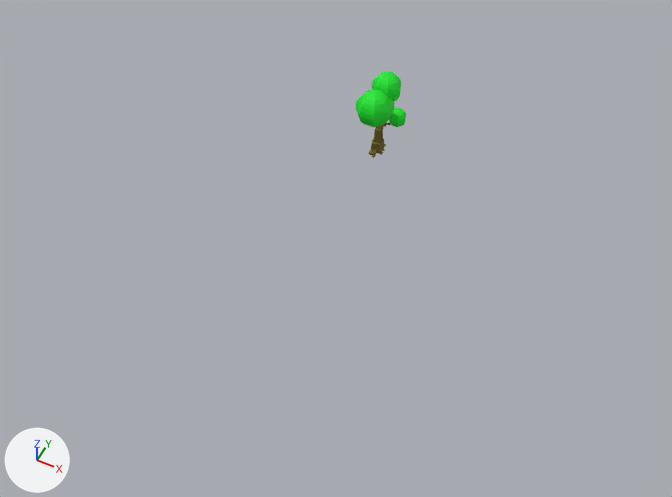
Before and after pictures for a commit that changed the Blender file 1_CAD/1_HOME/BLENDER/Tree_Low-Poly_01.blend.
Camera for both pictures: a camera (50 mm lens) standing at (11.5, -26.8, 26.4) and looking at (0.9, -5.6, -0.1). Every picture has the same lights, and +X, +Y and +Z are marked at lower left.

The first picture shows 'Tree-01'.
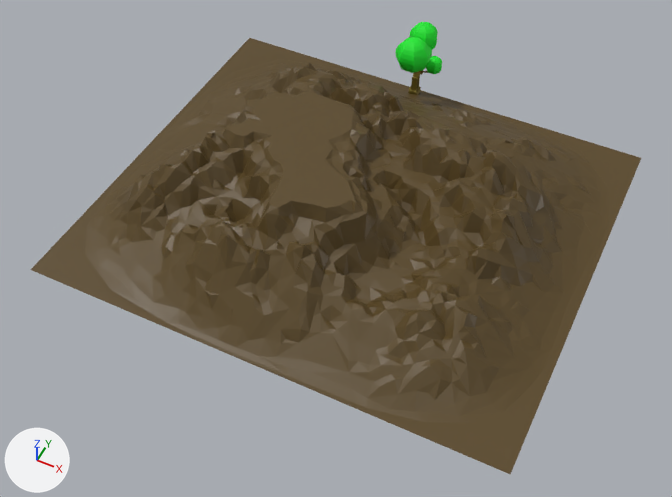
Edits to the scene script, one JSON object a line:
```json
{"op": "add", "block": "mat_mountain_mat", "code": ["mat_mountain_mat = principled_material('Mountain_Mat')", "mat_mountain_mat.base_color = (0.102, 0.0627, 0.0154)  # brown #5a4721"]}
{"op": "add", "block": "me_landscape_001", "code": ["me_landscape_001 = bpy.data.meshes.new('Landscape.001')", "me_landscape_001.from_pydata(...)  # 16384 vertices, 16129 faces; spans x -1.59..1.59, y -1.64..1.64, z 0.0..1.69", "me_landscape_001.materials.append(mat_mountain_mat)  # brown #5a4721"]}
{"op": "set", "path": "ob_tree_01.location", "old": "(0.75, 0.28, 1.92)", "new": "(0.75, 4.11, 1.92)"}
{"op": "add", "block": "ob_mountain", "code": ["ob_mountain = bpy.data.objects.new('Mountain', me_landscape_001)", "ob_mountain.location = (0.7, -3.66, 0.13)", "ob_mountain.scale = (5.9, 4.91, 2.18)", "_m = ob_mountain.modifiers.new('Decimate', 'DECIMATE')", "_m.ratio = 0.128", "_m.angle_limit = 0.122"]}
```

Location of each change, [x1, y1, x2, y2] in pixels of the pictures (672 x 497 px):
```json
{"object": "Mountain", "change": "added", "after": [31, 38, 641, 474], "on screen": "brown"}
{"object": "Tree-01", "change": "moved", "before": [356, 72, 406, 158], "after": [395, 22, 442, 95]}
```
